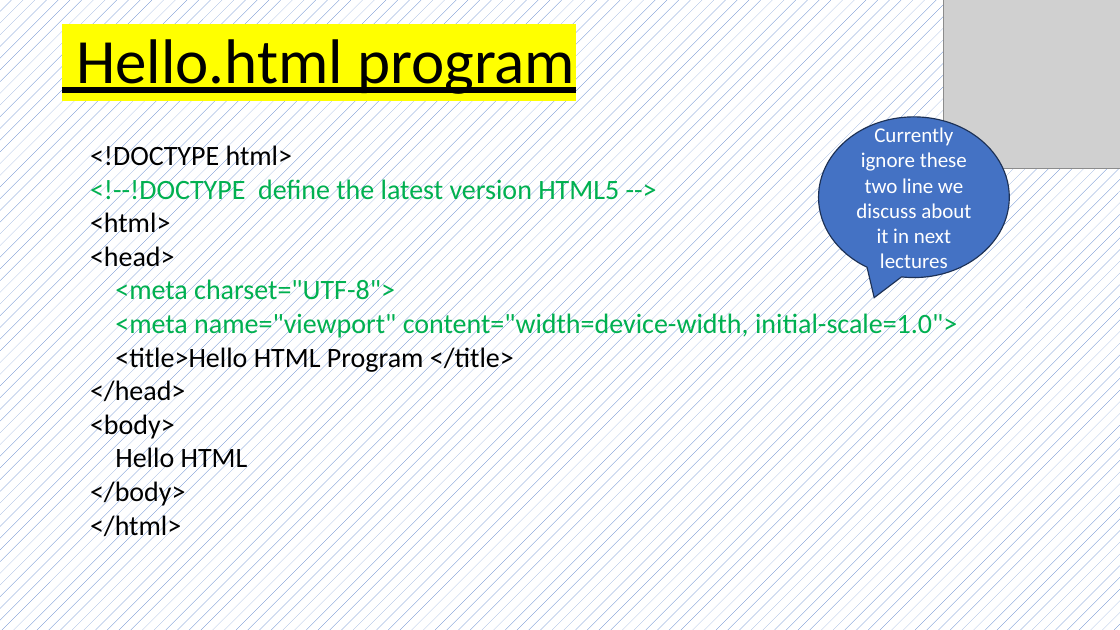
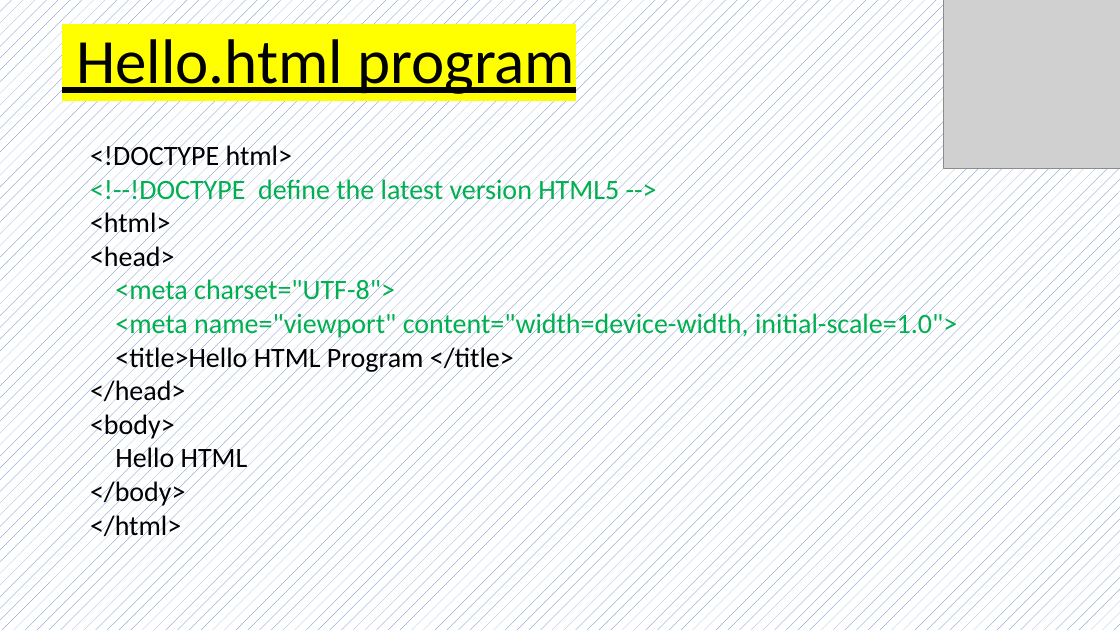
Before and after one commit to Pankajdas0025/Youtube-Tutorials-Notes, a slide deck: slide 7 of HTML Tutorial/Complete html tutorial notes.pptx (slide 8 before the commit). Drawn at 1120x630 pixels with LibreOffice and Linux fonts; fonts in the diff are those of the drawing; grey boxes stand for pictures. Boxes give left, top, right and bottom in pixels: in the first picture for what was removed or moved away, otherwise in the second. Text is boxed around its words. In the diff, an @@ line names an element or a change of style, - is before the commit and + after.

```diff
--- a/HTML Tutorial/Complete html tutorial notes.pptx
+++ b/HTML Tutorial/Complete html tutorial notes.pptx
@@ speech bubble removed at [818,117,1009,277] @@
-Currently ignore these two line we discuss about it in next lectures
```
Also in this commit, not shown: 1 other slide changed, 4 slides added, 2 slides removed, 1 other file.
